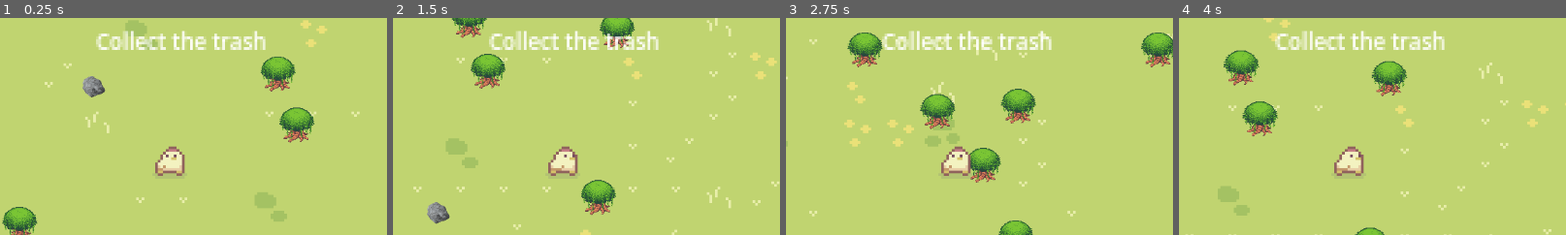
Above: before the commit, frames 1-4 (left to right).
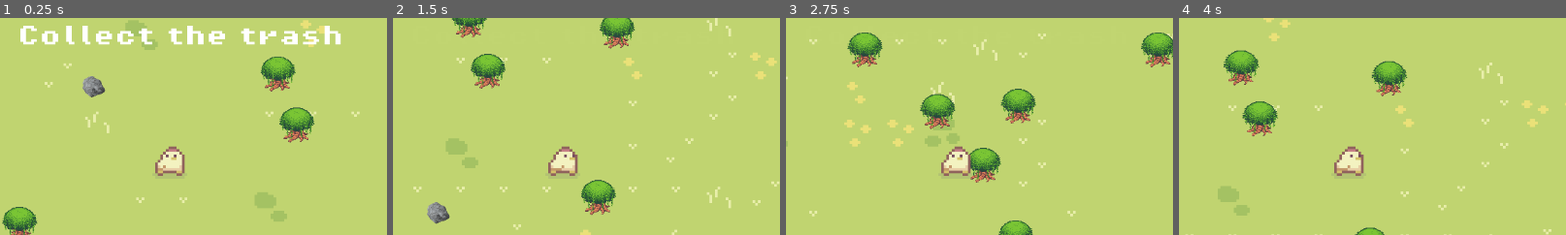
Above: after the commit, the same moments.

Repository: jaremavip3/garbage-samurai
Game: Godot game, scene res://scenes/game.tscn
Same seed, same stepped clock (60 frames per second), same inputs: the game is played once before the commit and once after it.
Inputs:
- Up to frame 1 (0.25 s): no input
- Up to frame 2 (1.5 s): tap Enter at 0.5 s; hold Right (ui_right) 0.53-1.28 s; hold Down (ui_down) from 1.28 s (still down)
- Up to frame 3 (2.75 s): release Down (ui_down) at 2.03 s; hold Right (ui_right) from 2.03 s (still down)
- Up to frame 4 (4 s): release Right (ui_right) at 2.78 s; hold Up (ui_up) 2.78-3.53 s; hold Left (ui_left) from 3.53 s (still down)
The pictures show only the part of the screen within x 28-78%, y 17-67%; the shares and areas given below are measured in that part.

The runs differ from the first frame. In frame 1, 3.9% of the frame differs, in the area x 5-89%, y 3-15%; in frame 2, 1.9%; in frame 3, 1.8%; in frame 4, 1.9%.

Commit message:
added title fadein

Diff:
--- a/scenes/game.tscn
+++ b/scenes/game.tscn
@@ -1,10 +1,11 @@
-[gd_scene load_steps=8 format=3 uid="uid://bm1qrgvmngb3y"]
+[gd_scene load_steps=9 format=3 uid="uid://bm1qrgvmngb3y"]
 
 [ext_resource type="Script" path="res://scenes/game.gd" id="1_604of"]
 [ext_resource type="PackedScene" uid="uid://c7n4licchq407" path="res://scenes/player.tscn" id="1_a8hew"]
 [ext_resource type="Script" path="res://scripts/player.gd" id="2_xwwox"]
 [ext_resource type="Texture2D" uid="uid://xpqmfbwr12cx" path="res://assets/Tilesets/Grass.png" id="3_bptpd"]
 [ext_resource type="Script" path="res://scenes/label.gd" id="3_jbuwy"]
+[ext_resource type="FontFile" uid="uid://uytdjeivlqt4" path="res://assets/Fonts/PixelOperator8-Bold.ttf" id="4_o2vbf"]
 
 [sub_resource type="TileSetAtlasSource" id="TileSetAtlasSource_6kvb0"]
 texture = ExtResource("3_bptpd")
@@ -100,6 +101,7 @@
 offset_top = -50.0
 offset_right = 83.0
 offset_bottom = -27.0
+theme_override_fonts/font = ExtResource("4_o2vbf")
 theme_override_font_sizes/font_size = 8
 text = "Collect the trash "
 horizontal_alignment = 1
--- a/scenes/label.gd
+++ b/scenes/label.gd
@@ -1,11 +1,20 @@
 extends Label
 
-
-# Called when the node enters the scene tree for the first time.
-func _ready() -> void:
-	pass
-
+var is_fading: bool = false
 
 # Called every frame. 'delta' is the elapsed time since the previous frame.
 func _process(delta: float) -> void:
-	pass
+	if is_fading:
+		var current_color = get_modulate()
+		current_color.a = lerp(current_color.a, 0.0, 0.1)
+		set_modulate(current_color)
+
+		if current_color.a <= 0.01:
+			is_fading = false
+
+func _input(event: InputEvent) -> void:
+	if event is InputEventKey and event.pressed:
+		fade_out()
+
+func fade_out():
+	is_fading = true
